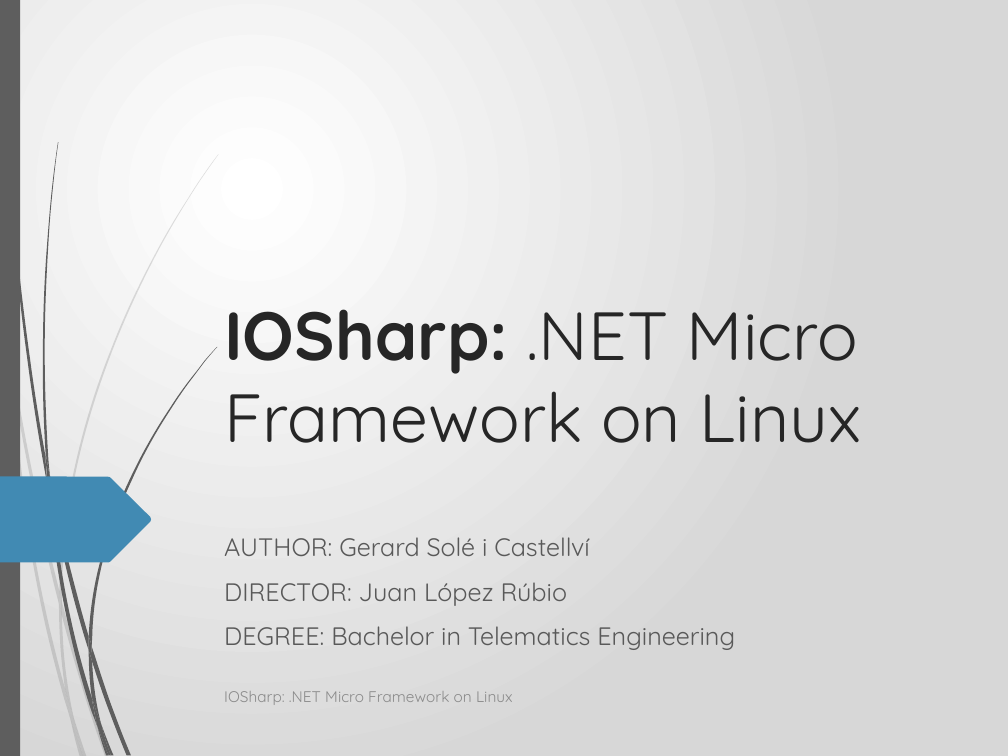
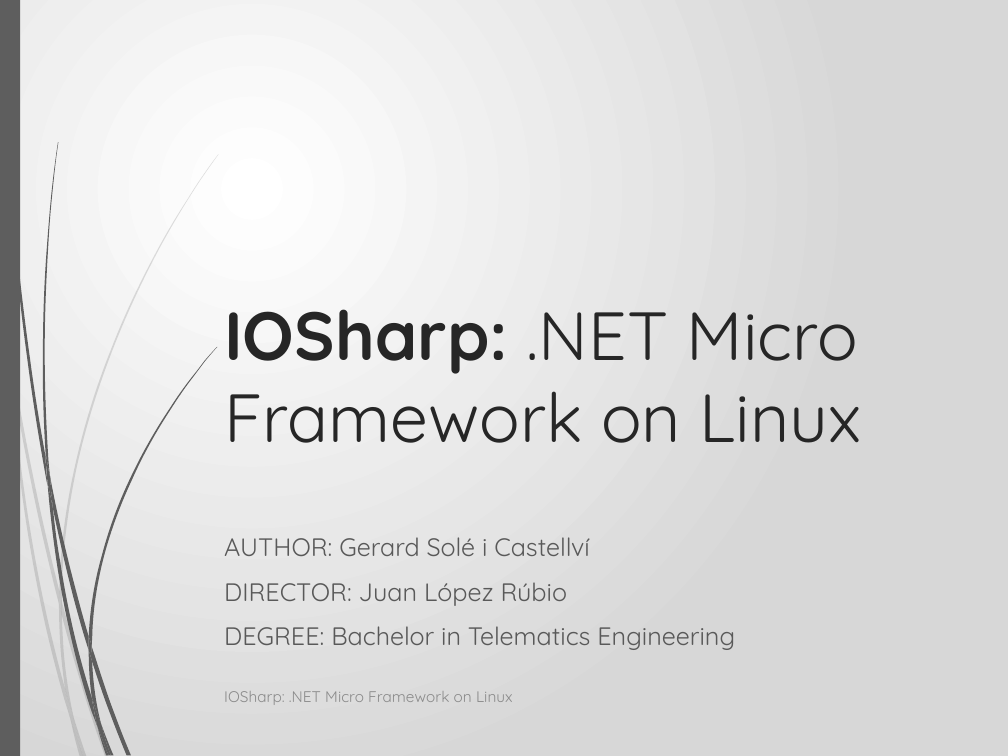
Before and after one commit to GerardSoleCa/BachelorThesisMisc, a slide deck: slide 1 of ThesisDoc/IOSharp.pptx. Drawn at 1008x756 pixels with LibreOffice and Linux fonts; fonts in the diff are those of the drawing; background and template pictures are left out. Boxes give left, top, right and bottom in pixels: in the first picture for what was removed or moved away, otherwise in the second. Text is boxed around its words. In the diff, an @@ line names an element or a change of style, - is before the commit and + after.

Commit message:
*** IOSharp.ppt

```diff
--- a/ThesisDoc/IOSharp.pptx
+++ b/ThesisDoc/IOSharp.pptx
@@ freeform shape removed at [0,477,151,562] @@
```
Also in this commit, not shown: 8 other slides changed, 3 slides added, 1 slide removed.
